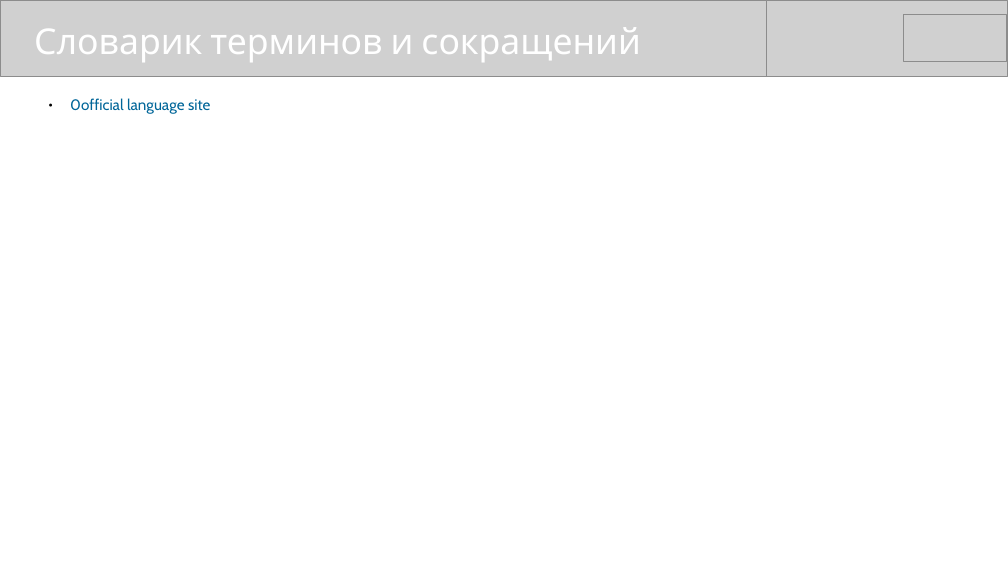
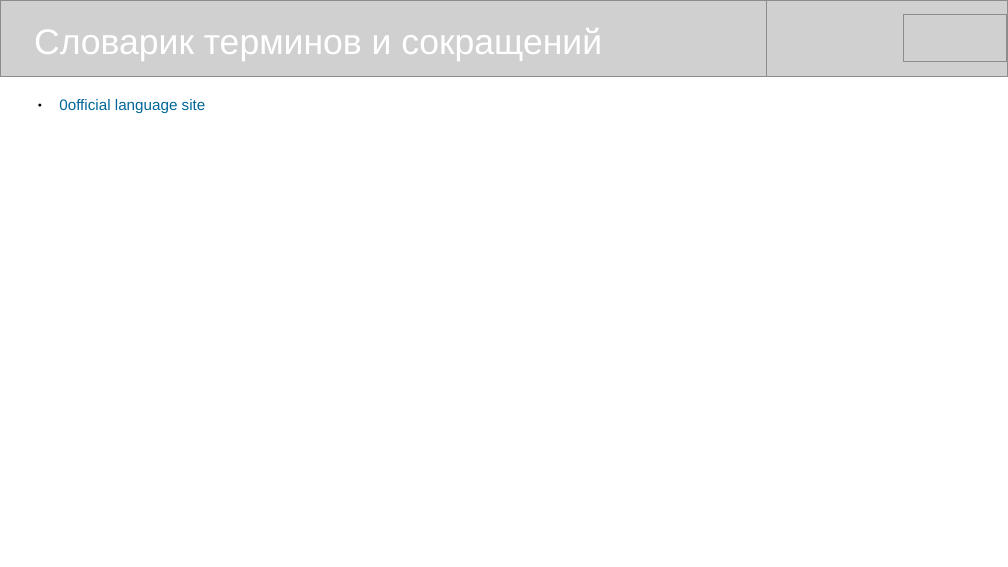
Before and after one commit to mike-shock/Go_language, a slide deck: slide 15 of Go_Intro.odp. Drawn at 1008x567 pixels with LibreOffice and Linux fonts; fonts in the diff are those of the drawing; grey boxes stand for pictures. Boxes give left, top, right and bottom in pixels: in the first picture for what was removed or moved away, otherwise in the second. Text is boxed around its words. In the diff, an @@ line names an element or a change of style, - is before the commit and + after.

```diff
--- a/Go_Intro.odp
+++ b/Go_Intro.odp
@@ text "Словарик терминов и сокращений" at (34, 28, 602, 61): font Cabin to Arial @@
@@ text "0official language site" at (59, 99, 206, 113): font Cabin to Arial @@
@@ text "0official language site": place and size @@
-text "0official language site" at (70, 98, 210, 114)
+text "0official language site" at (59, 99, 206, 113)
```
Also in this commit, not shown: 12 other slides changed, 2 slides added, 2 slides removed.
